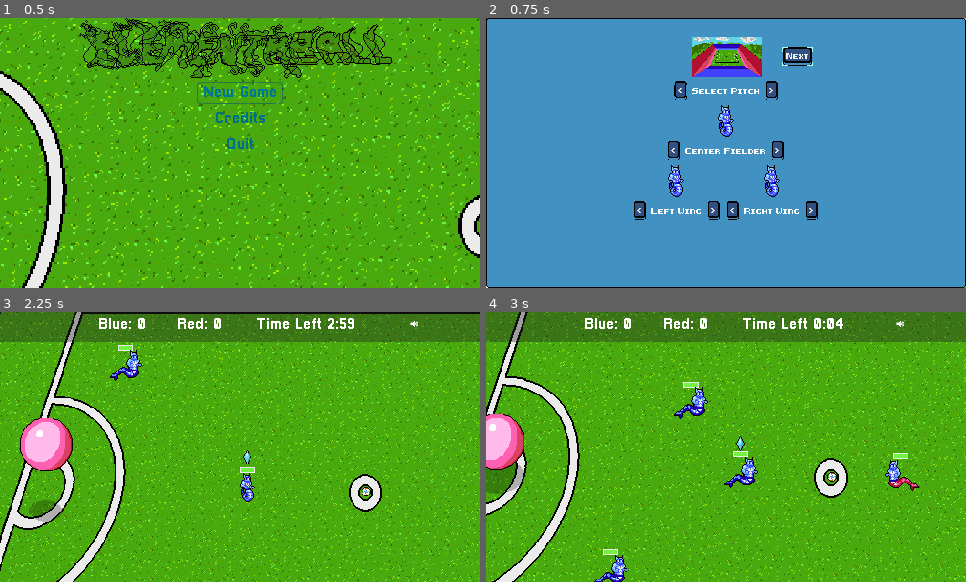
Above: before the commit, frames 1-4 (two rows, left to right).
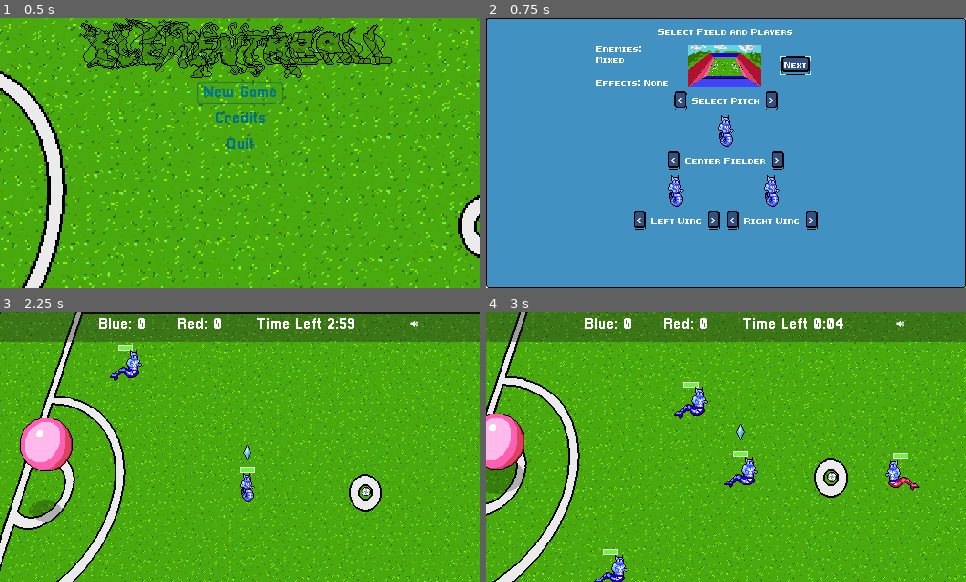
Above: after the commit, the same moments.

Repository: gamkedo-la/Elementaball
Game: Godot game, scene res://UI/StartMenu.tscn
Two runs of this game, one before a commit and one after it. Both use one fixed random seed, a clock stepped at 60 frames per second and the inputs below.
Inputs (mouse positions are in pixels of both pictures, inside the frame that each line leads up to):
- Up to frame 1 (0.5 s): no input
- Up to frame 2 (0.75 s): click "New Game" at 0.5 s
- Up to frame 3 (2.25 s): click "Next" at 1.25 s; click "Start" at 2 s
- Up to frame 4 (3 s): move the mouse to (802, 328) at 2.77 s; hold Right (ui_right) from 2.78 s (still down); hold T (time_hack) from 2.78 s (still down)

Frame 1 is identical in both runs. In frame 2, 7.4% of the frame differs, in the area x 22-70%, y 4-79%; in frame 3, less than 0.1%; in frame 4, 0.1%.

Commit message:
Descriptions added to player select menu

Diff:
--- a/Art/blue_pitch.tres
+++ b/Art/blue_pitch.tres
@@ -11,4 +11,5 @@
 centerEnemy = ExtResource( 3 )
 leftEnemy = ExtResource( 3 )
 rightEnemy = ExtResource( 3 )
-description = "Description"
+enemies = "Enemies: Blue Myrmids"
+effects = "Effects: Blue types +Speed"
--- a/Art/green_pitch.tres
+++ b/Art/green_pitch.tres
@@ -11,4 +11,5 @@
 centerEnemy = ExtResource( 3 )
 leftEnemy = ExtResource( 3 )
 rightEnemy = ExtResource( 3 )
-description = "Description"
+enemies = "Enemies: Green Twigs"
+effects = "Effects: Green types +HP"
--- a/Art/multicolor_pitch.tres
+++ b/Art/multicolor_pitch.tres
@@ -13,4 +13,5 @@
 centerEnemy = ExtResource( 5 )
 leftEnemy = ExtResource( 4 )
 rightEnemy = ExtResource( 3 )
-description = "Description"
+enemies = "Enemies: Mixed"
+effects = "Effects: None"
--- a/Art/pitches.gd
+++ b/Art/pitches.gd
@@ -8,4 +8,5 @@
 export var centerEnemy : Resource
 export var leftEnemy : Resource
 export var rightEnemy : Resource
-export var description : String = "Description"
+export var enemies : String = "Enemies"
+export var effects : String = "Effects"
--- a/Art/red_pitch.tres
+++ b/Art/red_pitch.tres
@@ -11,4 +11,5 @@
 centerEnemy = ExtResource( 3 )
 leftEnemy = ExtResource( 3 )
 rightEnemy = ExtResource( 3 )
-description = "Description"
+enemies = "Enemies: Red Dragitos"
+effects = "Effects: Red types +Power"
--- a/Node2D.tscn
+++ b/Node2D.tscn
@@ -410,7 +410,7 @@
 
 [node name="AnimatedSprite" parent="Player/Health Bar" index="1"]
 visible = true
-frame = 0
+frame = 5
 
 [node name="AnimationTree" parent="Player" index="1"]
 parameters/playback = SubResource( 1 )
@@ -430,7 +430,7 @@
 starting_stats = ExtResource( 10 )
 
 [node name="AnimatedSprite" parent="Player2/Health Bar" index="1"]
-frame = 0
+frame = 5
 
 [node name="AnimationTree" parent="Player2" index="1"]
 parameters/playback = SubResource( 2 )
@@ -445,7 +445,7 @@
 starting_stats = ExtResource( 10 )
 
 [node name="AnimatedSprite" parent="Player3/Health Bar" index="1"]
-frame = 0
+frame = 5
 
 [node name="AnimationTree" parent="Player3" index="1"]
 parameters/playback = SubResource( 3 )
@@ -473,7 +473,6 @@
 z_index = 3
 frames = SubResource( 16 )
 animation = "plant ball"
-frame = 1
 playing = true
 script = ExtResource( 16 )
 
@@ -550,7 +549,7 @@
 
 [node name="AnimatedSprite" parent="Enemy/Health Bar" index="1"]
 position = Vector2( 7.8787, -8.25085 )
-frame = 4
+frame = 0
 
 [node name="AnimationTree" parent="Enemy" index="5"]
 parameters/playback = SubResource( 17 )
@@ -575,7 +574,7 @@
 margin_bottom = -21.0
 
 [node name="AnimatedSprite" parent="Enemy3/Health Bar" index="1"]
-frame = 4
+frame = 0
 
 [node name="AnimationTree" parent="Enemy3" index="5"]
 parameters/playback = SubResource( 18 )
@@ -597,7 +596,7 @@
 margin_bottom = -21.0
 
 [node name="AnimatedSprite" parent="Enemy2/Health Bar" index="1"]
-frame = 4
+frame = 0
 
 [node name="EnemyCollider" parent="Enemy2" index="3"]
 rotation = 1.52987
--- a/UI/Player Select Menu/PlayerSelectMenu.gd
+++ b/UI/Player Select Menu/PlayerSelectMenu.gd
@@ -29,6 +29,8 @@
 onready var rightPlayer = get_node("../../Player3")
 
 onready var pitchSprite = get_node("SelectionMenuPopup/SelectionMenuContainer/MarginContainer3/TopRowContainer/FieldImage")
+onready var enemies = get_node("SelectionMenuPopup/SelectionMenuContainer/MarginContainer3/TopRowContainer/VBoxContainer/Enemies")
+onready var effects = get_node("SelectionMenuPopup/SelectionMenuContainer/MarginContainer3/TopRowContainer/VBoxContainer/Effects")
 onready var pitchText = get_node("SelectionMenuPopup/SelectionMenuContainer/PitchSelect/Label")
 onready var gamePitch = get_node("../../ParallaxBackground/Sprite")
 
@@ -102,6 +104,8 @@
 	leftEnemy.initialize_stats(leftEnemy.starting_stats)
 	rightEnemy.starting_stats = newPitch.rightEnemy
 	rightEnemy.initialize_stats(rightEnemy.starting_stats)
+	enemies.text = newPitch.enemies
+	effects.text = newPitch.effects
 
 func _on_CloseButton_pressed():
 	$SelectionMenuPopup.hide()
--- a/UI/Player Select Menu/PlayerSelectMenu.tscn
+++ b/UI/Player Select Menu/PlayerSelectMenu.tscn
@@ -68,28 +68,55 @@
 
 [node name="Top Margin" type="MarginContainer" parent="SelectionMenuPopup/SelectionMenuContainer"]
 margin_right = 258.0
-margin_bottom = 5.0
+margin_bottom = 13.0
 rect_min_size = Vector2( 0, 5 )
-__meta__ = {
-"_edit_use_anchors_": false
-}
+custom_constants/margin_bottom = 5
+__meta__ = {
+"_edit_use_anchors_": false
+}
+
+[node name="Label" type="Label" parent="SelectionMenuPopup/SelectionMenuContainer/Top Margin"]
+margin_right = 258.0
+margin_bottom = 8.0
+text = "Select Field and Players"
+align = 1
 
 [node name="MarginContainer3" type="MarginContainer" parent="SelectionMenuPopup/SelectionMenuContainer"]
-margin_top = 9.0
-margin_right = 258.0
-margin_bottom = 49.0
-custom_constants/margin_left = 40
+margin_top = 17.0
+margin_right = 258.0
+margin_bottom = 59.0
+custom_constants/margin_left = -43
 
 [node name="TopRowContainer" type="HBoxContainer" parent="SelectionMenuPopup/SelectionMenuContainer/MarginContainer3"]
-margin_left = 40.0
-margin_right = 258.0
-margin_bottom = 40.0
+margin_left = -43.0
+margin_right = 258.0
+margin_bottom = 42.0
 alignment = 1
 
+[node name="VBoxContainer" type="VBoxContainer" parent="SelectionMenuPopup/SelectionMenuContainer/MarginContainer3/TopRowContainer"]
+margin_left = 42.0
+margin_right = 117.0
+margin_bottom = 42.0
+
+[node name="Enemies" type="Label" parent="SelectionMenuPopup/SelectionMenuContainer/MarginContainer3/TopRowContainer/VBoxContainer"]
+margin_right = 75.0
+margin_bottom = 30.0
+text = "Enemies: Mixed
+"
+autowrap = true
+
+[node name="Effects" type="Label" parent="SelectionMenuPopup/SelectionMenuContainer/MarginContainer3/TopRowContainer/VBoxContainer"]
+margin_top = 34.0
+margin_right = 75.0
+margin_bottom = 42.0
+rect_min_size = Vector2( 75, 0 )
+text = "Effects: None"
+autowrap = true
+
 [node name="FieldImage" type="TextureRect" parent="SelectionMenuPopup/SelectionMenuContainer/MarginContainer3/TopRowContainer"]
-margin_left = 40.0
-margin_right = 140.0
-margin_bottom = 40.0
+margin_left = 121.0
+margin_right = 221.0
+margin_bottom = 42.0
 rect_min_size = Vector2( 100, 40 )
 theme = SubResource( 1 )
 texture = ExtResource( 1 )
@@ -97,10 +124,10 @@
 stretch_mode = 6
 
 [node name="CloseButton" type="Button" parent="SelectionMenuPopup/SelectionMenuContainer/MarginContainer3/TopRowContainer"]
-margin_left = 144.0
-margin_top = 10.0
-margin_right = 177.0
-margin_bottom = 30.0
+margin_left = 225.0
+margin_top = 11.0
+margin_right = 258.0
+margin_bottom = 31.0
 focus_neighbour_top = NodePath("../../../PlayersContainer/VBoxContainer/RightField/RightFieldSelect/Plus")
 size_flags_vertical = 4
 custom_fonts/font = ExtResource( 8 )
@@ -111,15 +138,15 @@
 
 [node name="PitchSelect" parent="SelectionMenuPopup/SelectionMenuContainer" instance=ExtResource( 2 )]
 margin_left = 94.0
-margin_top = 53.0
+margin_top = 63.0
 margin_right = 163.0
-margin_bottom = 73.0
+margin_bottom = 83.0
 buttonName = "Select Pitch"
 
 [node name="PlayersContainer" type="VBoxContainer" parent="SelectionMenuPopup/SelectionMenuContainer"]
-margin_top = 77.0
-margin_right = 258.0
-margin_bottom = 193.0
+margin_top = 87.0
+margin_right = 258.0
+margin_bottom = 203.0
 
 [node name="CenterFieldSprite" type="TextureRect" parent="SelectionMenuPopup/SelectionMenuContainer/PlayersContainer"]
 margin_right = 258.0
@@ -215,7 +242,6 @@
 focus_neighbour_bottom = NodePath("../../../../../MarginContainer3/TopRowContainer/CloseButton")
 
 [node name="AbilityMenuPopup" type="PopupPanel" parent="."]
-visible = true
 anchor_right = 1.0
 anchor_bottom = 1.0
 size_flags_horizontal = 4
@@ -548,7 +574,6 @@
 script = ExtResource( 19 )
 
 [node name="EndGameMenuPopup" type="PopupPanel" parent="."]
-visible = true
 anchor_right = 1.0
 anchor_bottom = 1.0
 script = ExtResource( 16 )
